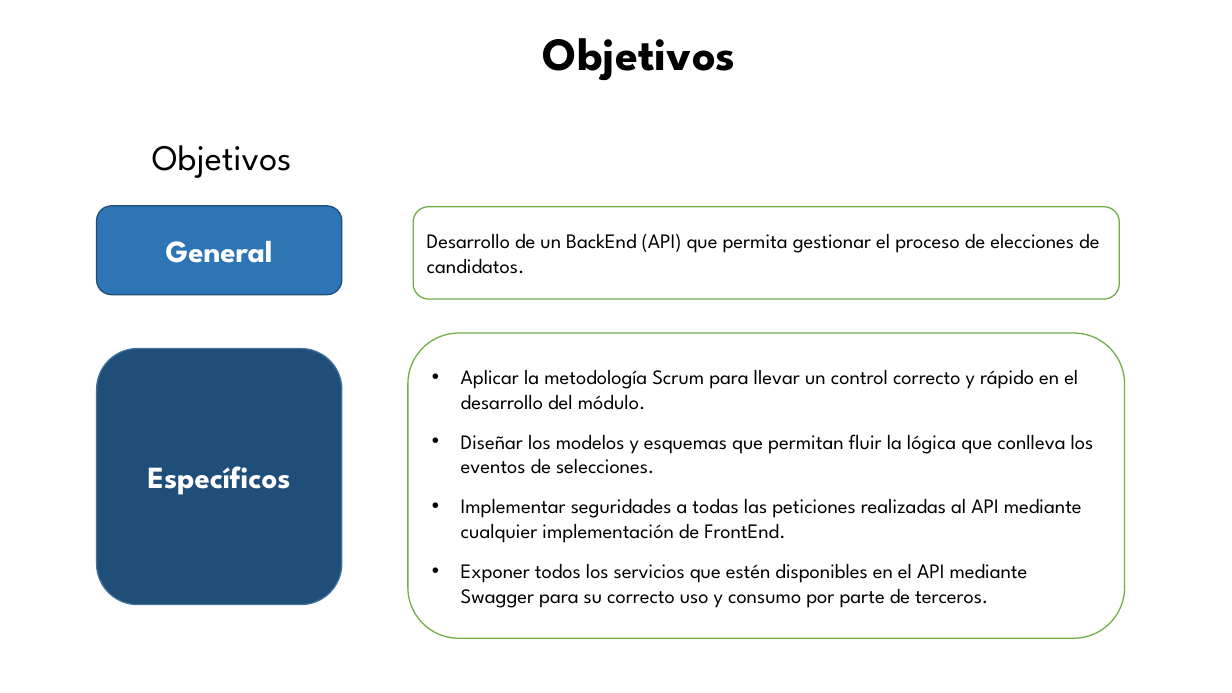
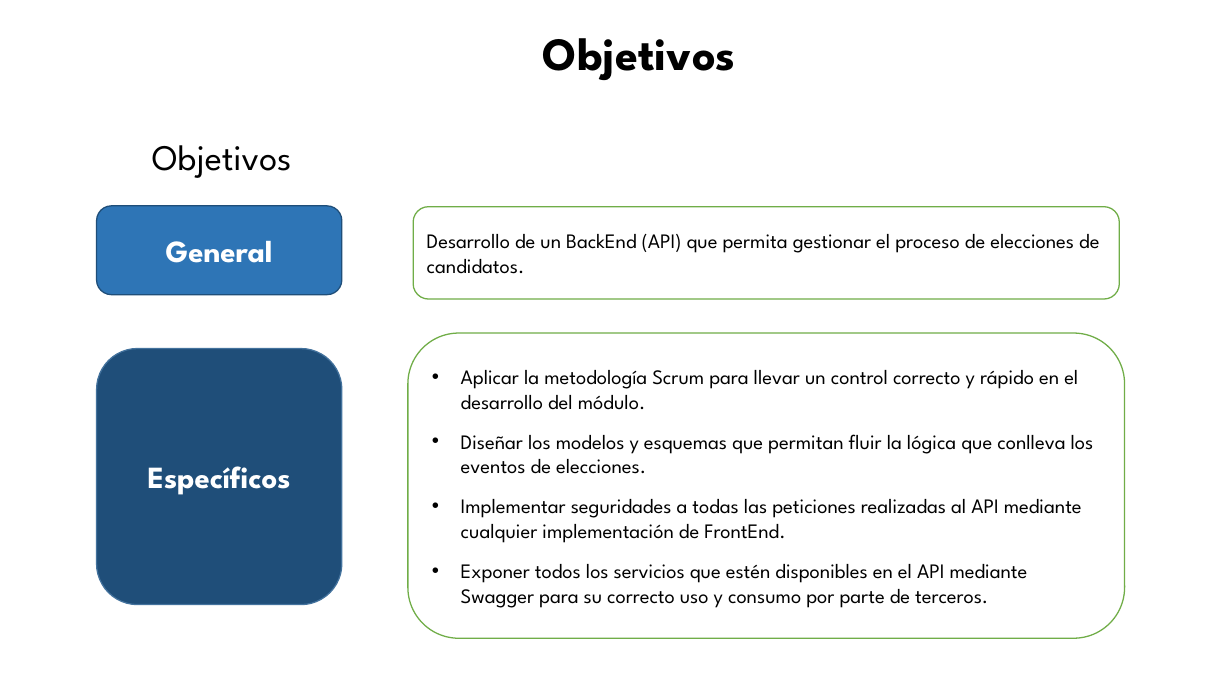
Before and after one commit to dach1996/ElectionSystem, a slide deck: slide 4 of Documents/Formatopresentacion UISRAEL.pptx. Drawn at 1232x693 pixels with LibreOffice and Linux fonts; fonts in the diff are those of the drawing; background and template pictures are left out. Boxes give left, top, right and bottom in pixels: in the first picture for what was removed or moved away, otherwise in the second. Text is boxed around its words. In the diff, an @@ line names an element or a change of style, - is before the commit and + after.

```diff
--- a/Documents/Formatopresentacion UISRAEL.pptx
+++ b/Documents/Formatopresentacion UISRAEL.pptx
@@ text in rounded rectangle at [461, 434, 1094, 474]: text changed @@
-• Diseñar los modelos y esquemas que permitan fluir la lógica que conlleva los eventos de selecciones.
+• Diseñar los modelos y esquemas que permitan fluir la lógica que conlleva los eventos de elecciones.
```
Also in this commit, not shown: 8 other slides changed, 10 slides added, 12 slides removed, 29 other files.
